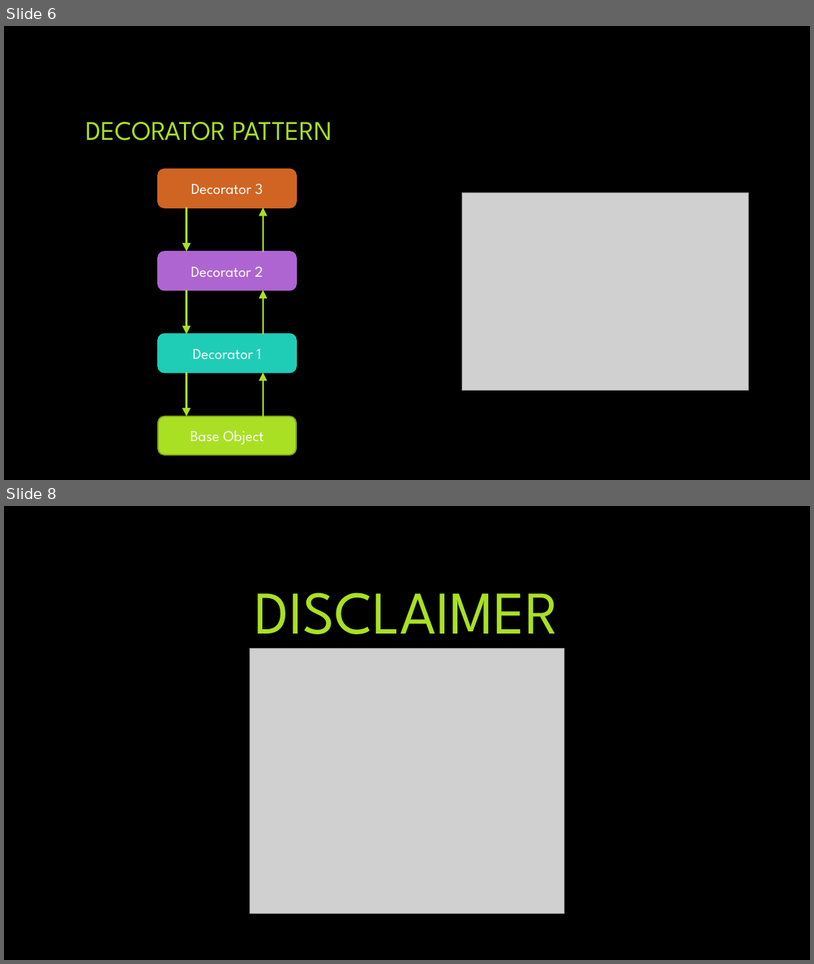
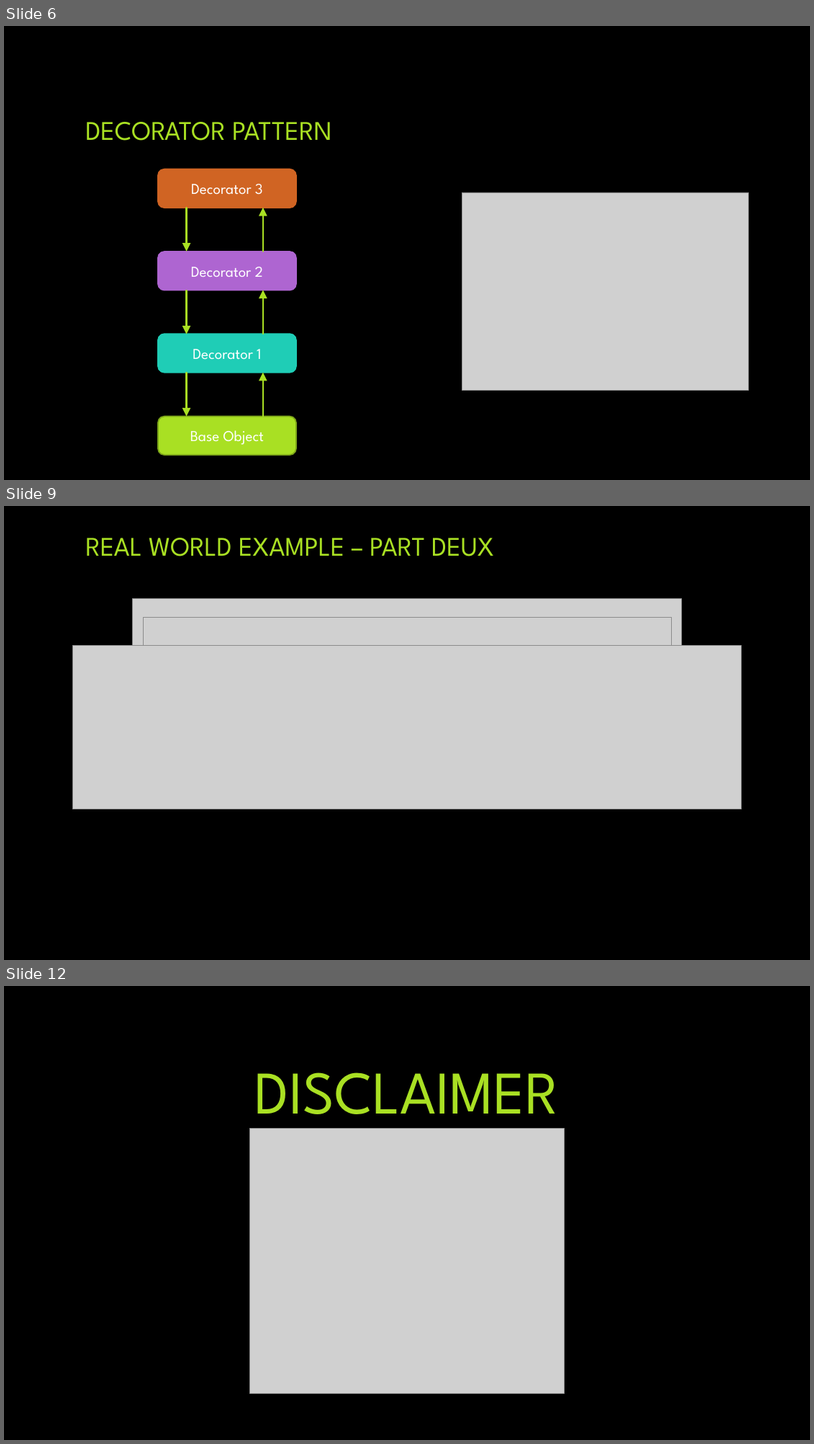
Before and after one commit to BrianMCox/DecoratorExample, a slide deck: Design Patterns - Decorator.pptx. Shown one above the other, each under a label of ours: slides 6 and 8 before the commit, slides 6, 9 and 12 after it; the slides between them are not shown. The pictures are 814x964 and 814x1444 pixels, drawn with LibreOffice and Linux fonts; fonts in the diff are those of the drawing; grey boxes stand for pictures; background and template pictures are left out. Boxes give left, top, right and bottom in pixels: in the first picture for what was removed or moved away, otherwise in the second. Text is boxed around its words. In the diff, an @@ line names an element or a change of style, - is before the commit and + after.

```diff
--- a/Design Patterns - Decorator.pptx
+++ b/Design Patterns - Decorator.pptx
@@ slide 9 added at (4,506,810,960), background picture (left out) @@
@@ title added at (85,538,494,556), 32 pt, text #A9E023 @@
+REAL WORLD EXAMPLE – PART DEUX
@@ picture added at (133,599,682,748) @@
@@ picture added at (143,618,672,774) @@
@@ picture added at (73,646,742,809) @@
@@ what was slide 8 is now slide 12 @@
```
Also in this commit, not shown: 3 slides changed, 4 other slides added, 1 other file.
